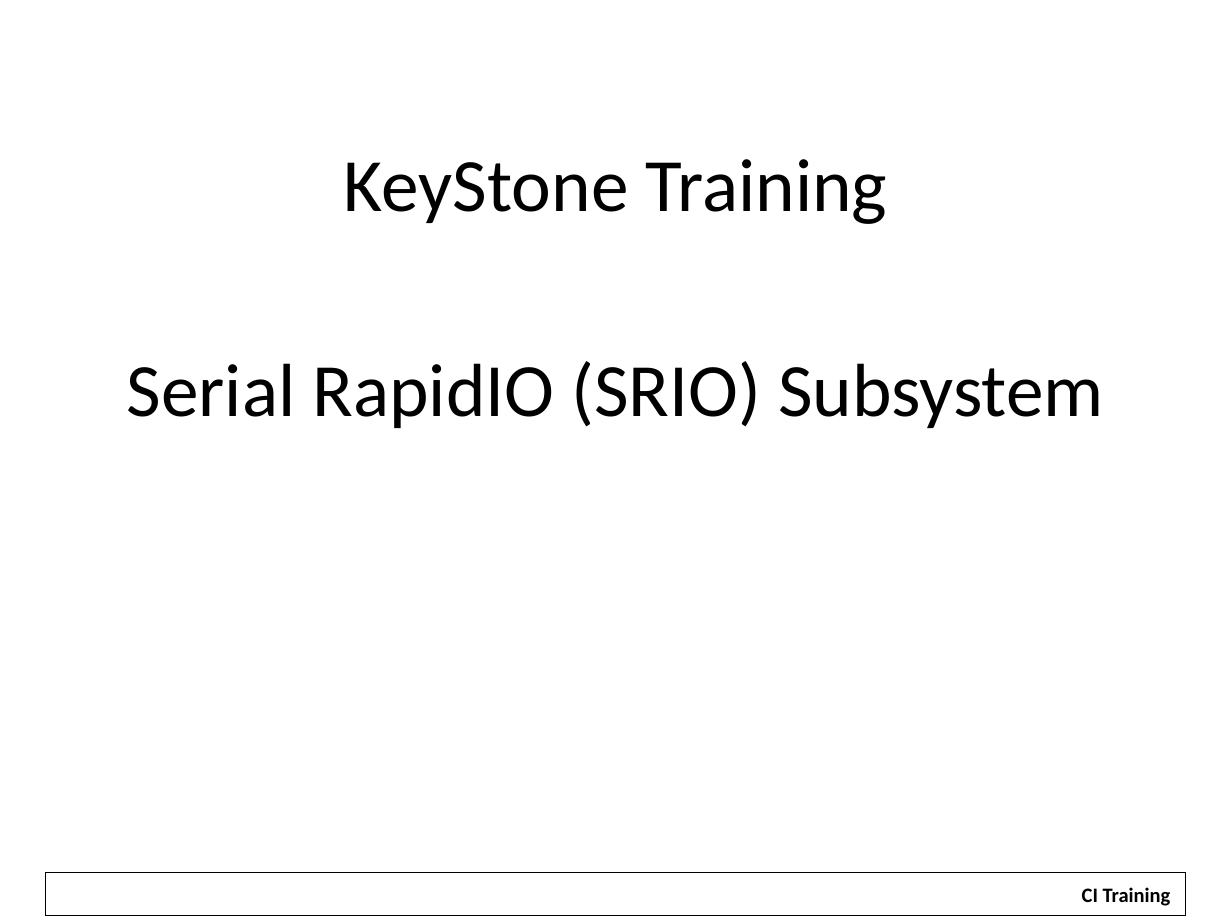
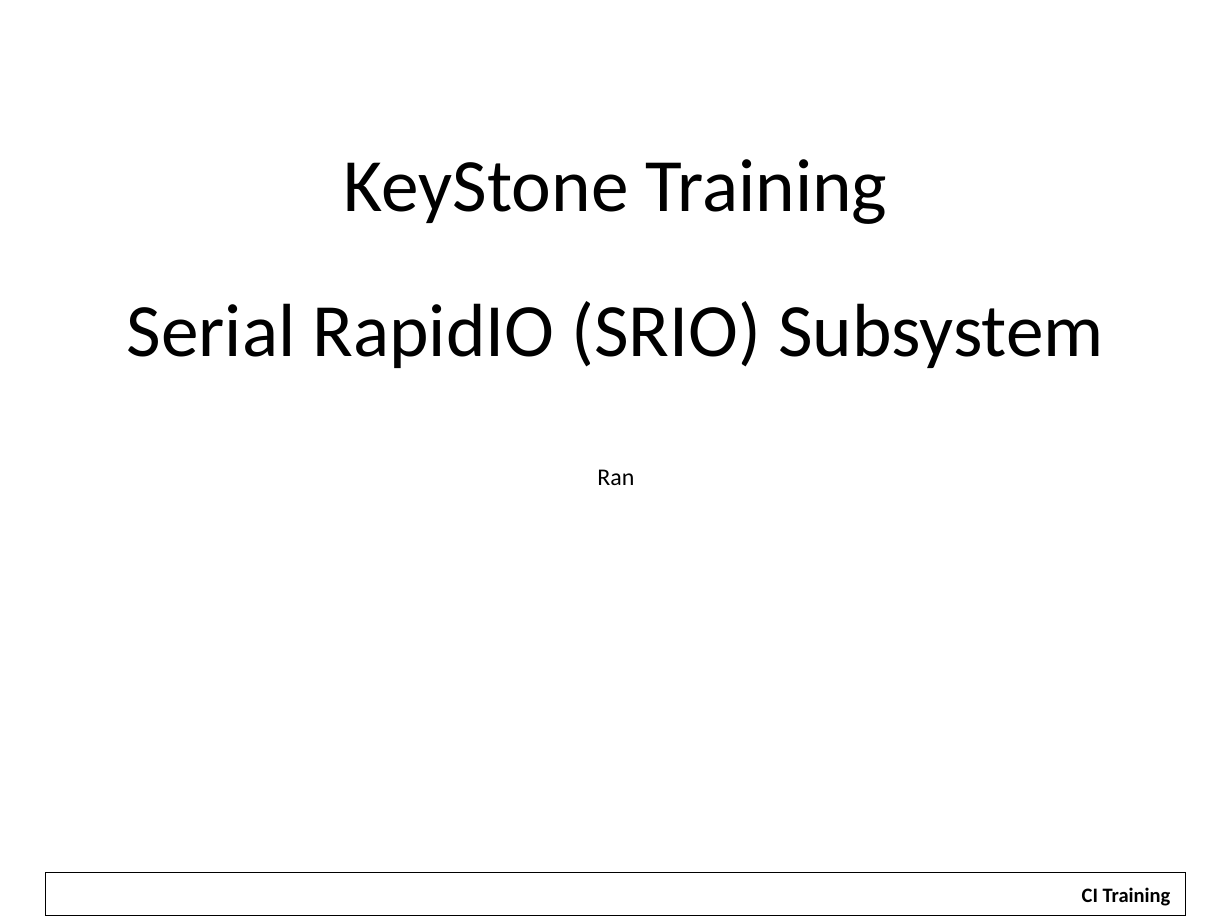
Before and after one commit to hari1989/keystone-workshop, a slide deck: slide 1 of slides/Intro to SRIO.pptx. Drawn at 1232x924 pixels with LibreOffice and Linux fonts; fonts in the diff are those of the drawing; background and template pictures are left out. Boxes give left, top, right and bottom in pixels: in the first picture for what was removed or moved away, otherwise in the second. Text is boxed around its words. In the diff, an @@ line names an element or a change of style, - is before the commit and + after.

Commit message:
Ran test check in

```diff
--- a/slides/Intro to SRIO.pptx
+++ b/slides/Intro to SRIO.pptx
@@ title at <box>127,301,1103,485</box>: text changed @@
-Serial RapidIO (SRIO) Subsystem
+Serial RapidIO (SRIO) Subsystem
+Ran
```
